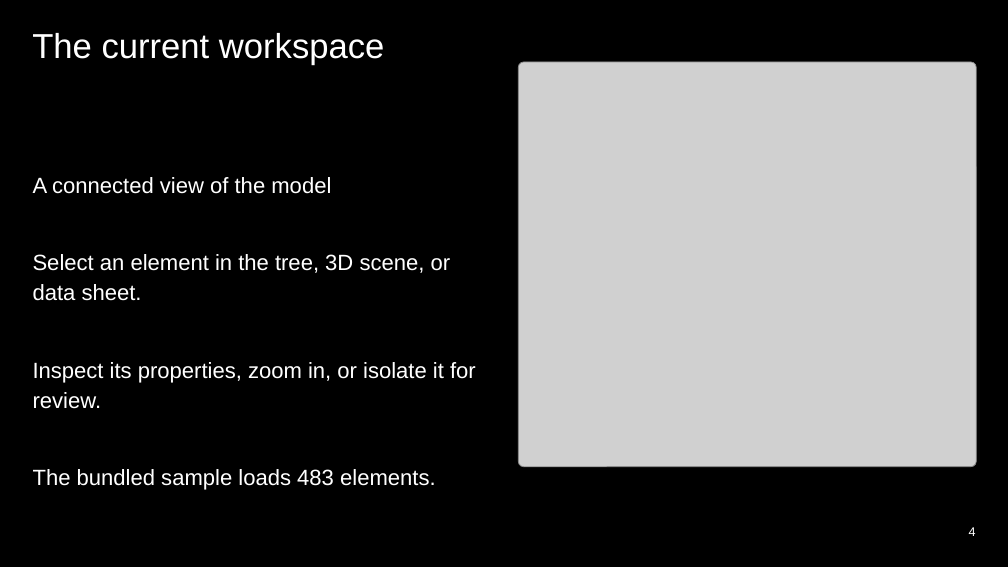
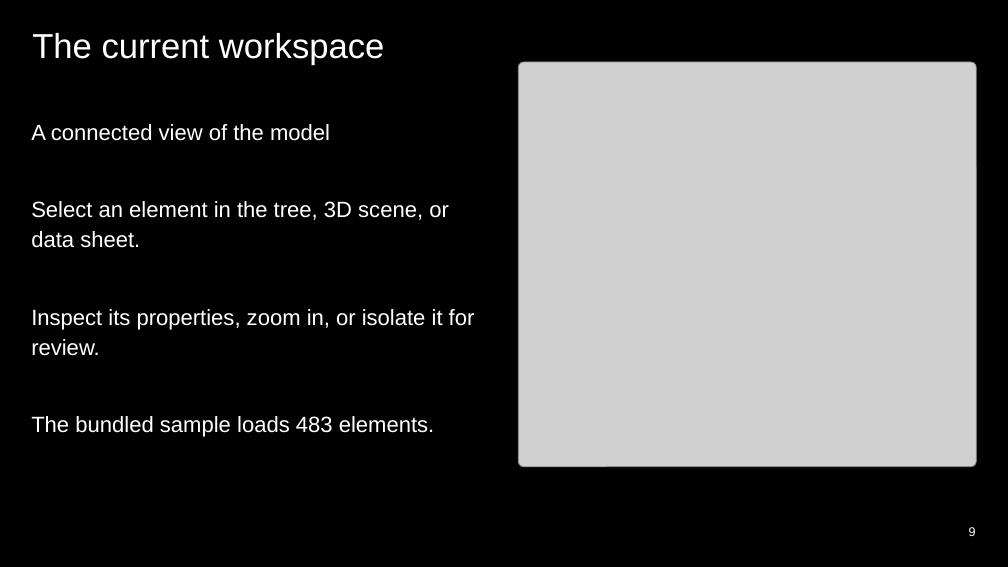
Before and after one commit to chuongmep/hackathon-openai-astra, a slide deck: slide 9 of assets/Forma-Project-Demo.pptx (slide 4 before the commit). Drawn at 1008x567 pixels with LibreOffice and Linux fonts; fonts in the diff are those of the drawing; grey boxes stand for pictures. Boxes give left, top, right and bottom in pixels: in the first picture for what was removed or moved away, otherwise in the second. Text is boxed around its words. In the diff, an @@ line names an element or a change of style, - is before the commit and + after.

```diff
--- a/assets/Forma-Project-Demo.pptx
+++ b/assets/Forma-Project-Demo.pptx
@@ text "A connected view of the ...": place and size @@
-text "A connected view of the ..." at box(33, 177, 476, 490)
+text "A connected view of the ..." at box(31, 124, 475, 437)
@@ page number at box(969, 527, 976, 536): text changed @@
-4
+9
```
Also in this commit, not shown: 6 other slides changed, 2 slides added, 8 other files.
